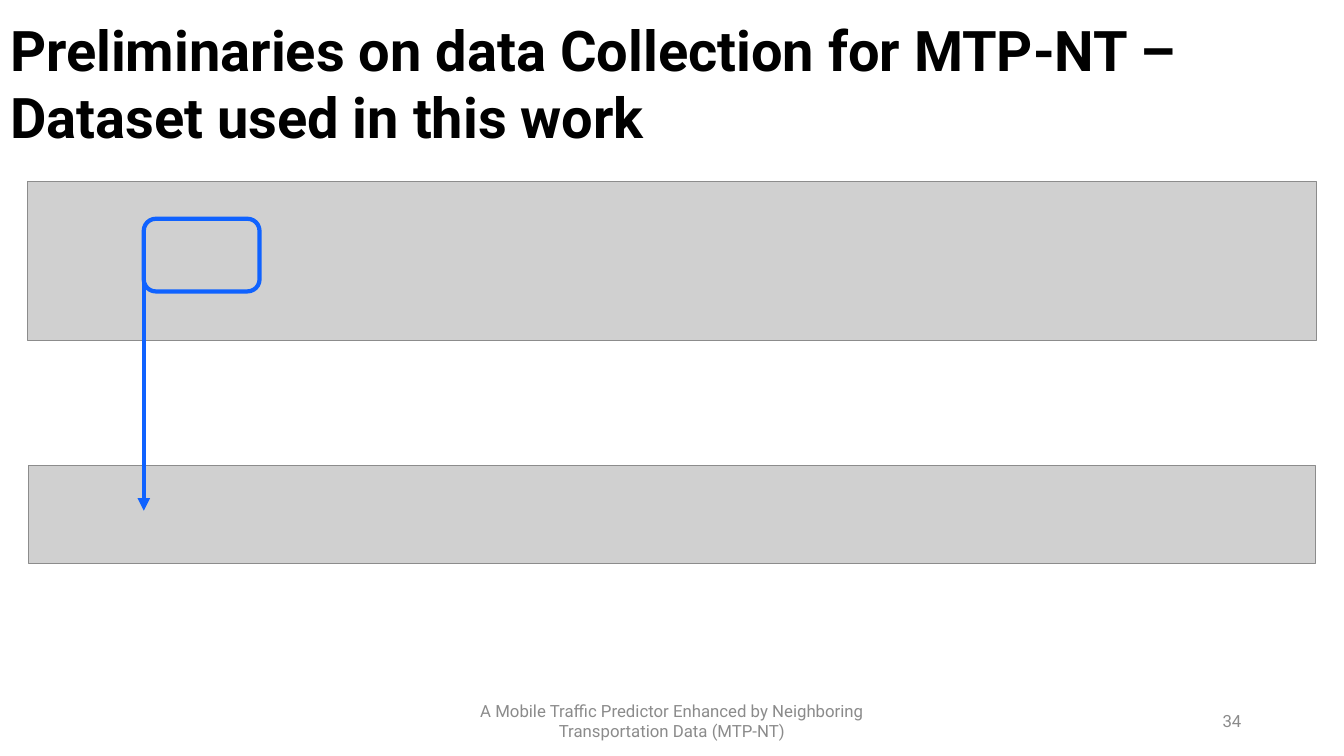
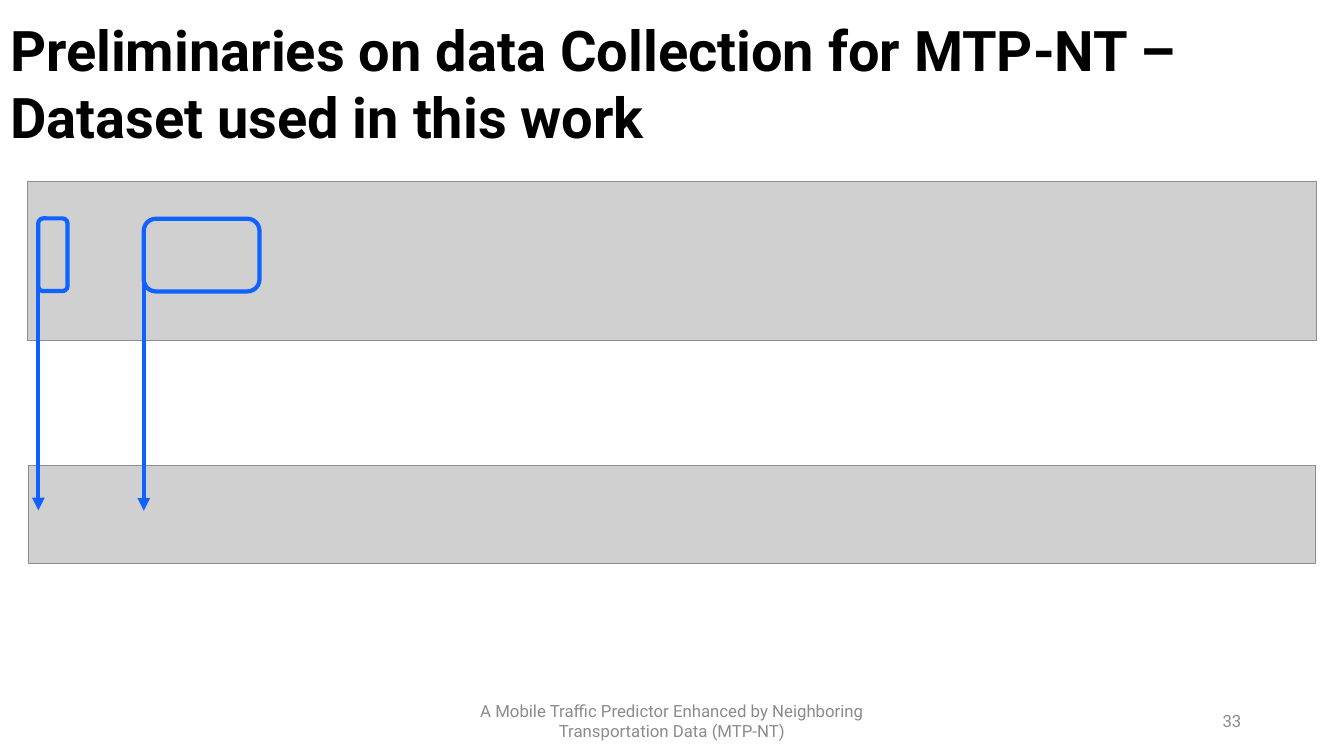
Before and after one commit to PatrickLdA/milan-telecom-analysis, a slide deck: slide 33 of defesa.pptx (slide 34 before the commit). Drawn at 1344x756 pixels with LibreOffice and Linux fonts; fonts in the diff are those of the drawing; grey boxes stand for pictures. Boxes give left, top, right and bottom in pixels: in the first picture for what was removed or moved away, otherwise in the second. Text is boxed around its words. In the diff, an @@ line names an element or a change of style, - is before the commit and + after.

```diff
--- a/defesa.pptx
+++ b/defesa.pptx
@@ rounded rectangle added at (x1=38, y1=219, x2=68, y2=291), outline #0F62FF 3 pt @@
@@ arrow added from (38, 269) to (38, 510), #0F62FF 3 pt @@
@@ page number at (x1=1223, y1=715, x2=1242, y2=727): text changed @@
-34
+33
```
Also in this commit, not shown: 10 other slides changed, 10 slides added, 1 slide removed.
